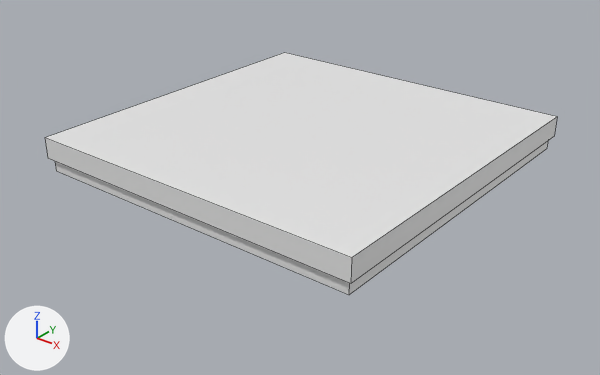
Renders of the Blender file BlenderFiles/Platform.blend from each side of a commit.
Camera for both pictures: a 50 mm lens placed at (24.0, -30.7, 16.7), pointed at (0.1, -0.9, -1.7). Lighting does not change. The marker at lower left points along +X, +Y and +Z. Mesh edges are drawn as thin lines. The same objects are shown in both versions, whatever each file hides.

The scene before the commit, as lines of its bpy script (objects in view):
```python
mat_material = principled_material('Material')
mat_material.base_color = (0.8, 0.8, 0.8)  # white #e7e7e7
me_cube = bpy.data.meshes.new('Cube')
me_cube.from_pydata(...)  # a box spanning x -1.0..1.0, y -1.0..1.0, z -1.0..1.0
me_cube.materials.append(mat_material)  # white #e7e7e7
me_cube_001 = bpy.data.meshes.new('Cube.001')
me_cube_001.from_pydata(...)  # a box spanning x -1.0..1.0, y -1.0..1.0, z -1.0..1.0
me_cube_001.materials.append(mat_material_001)  # white #e7e7e7
ob_base = bpy.data.objects.new('Base', me_cube)
ob_base.location = (0.0, 0.0, 0.0)
ob_base.scale = (8.92, 8.92, 0.537)
ob_top = bpy.data.objects.new('Top', me_cube_001)
ob_top.location = (0.0, 0.0, 0.71)
ob_top.scale = (9.14, 9.14, 0.551)
```
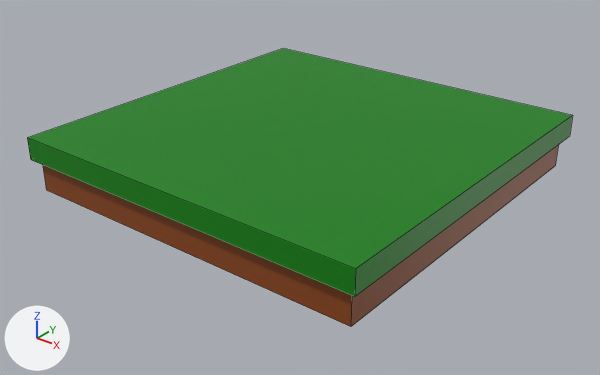
Where the newer file only moved an object's origin or applied its transform, the numbers keep the older frame.

Changed parts and their boxes [x1, y1, x2, y2] in the pictures (600 x 375 px):
```json
{"object": "Top", "change": "recoloured, rescaled", "before": [45, 53, 557, 284], "after": [27, 48, 573, 297], "on screen": "7% wider, 8% taller"}
{"object": "Base", "change": "recoloured, mesh rescaled", "before": [55, 141, 548, 295], "after": [43, 145, 558, 327], "on screen": "18% taller"}
```

Scene script edits in JSON lines:
```json
{"op": "set", "path": "mat_material.base_color", "old": "(0.8, 0.8, 0.8)", "new": "(0.258, 0.0595, 0.00651)", "note": "white #e7e7e7 -> brown #8b4513"}
{"op": "add", "block": "mat_material_004", "code": ["mat_material_004 = principled_material('Material.004')", "mat_material_004.base_color = (0.0, 0.216, 0.0)  # green #008000"]}
{"block": "me_cube", "where": "me_cube.from_pydata(...)  # 8 vertices, 6 faces; spans x -1.0..1.0, y -1.0..1.0, z -1.0..1.0"}
{"block": "me_cube", "where": "# used by ob_base; location = (0.0, 0.0, 0.0); scale = (8.92, 8.92, 0.537)"}
{"block": "me_cube", "change": "me_cube part 1: the whole mesh is scaled about its middle by (1.05, 1.05, 1.55), then moved by (0.0, 0.0, -1.34)"}
{"block": "me_cube_001", "where": "me_cube_001.from_pydata(...)  # 8 vertices, 6 faces; spans x -1.0..1.0, y -1.0..1.0, z -1.0..1.0"}
{"op": "remove", "block": "me_cube_001", "code": "me_cube_001.materials.append(mat_material_001)  # white #e7e7e7"}
{"op": "add", "block": "me_cube_001", "code": "me_cube_001.materials.append(mat_material_004)  # green #008000"}
{"op": "set", "path": "ob_top.scale", "old": "(9.14, 9.14, 0.551)", "new": "(9.73, 9.73, 0.586)"}
```
